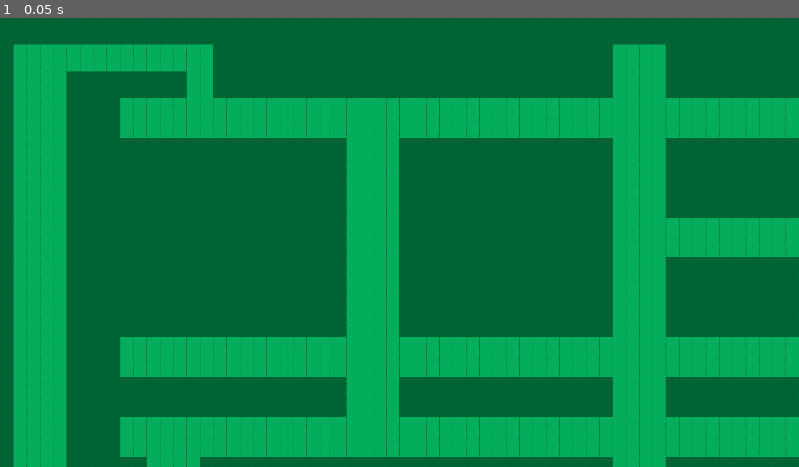
Above: before the commit, frame 1.
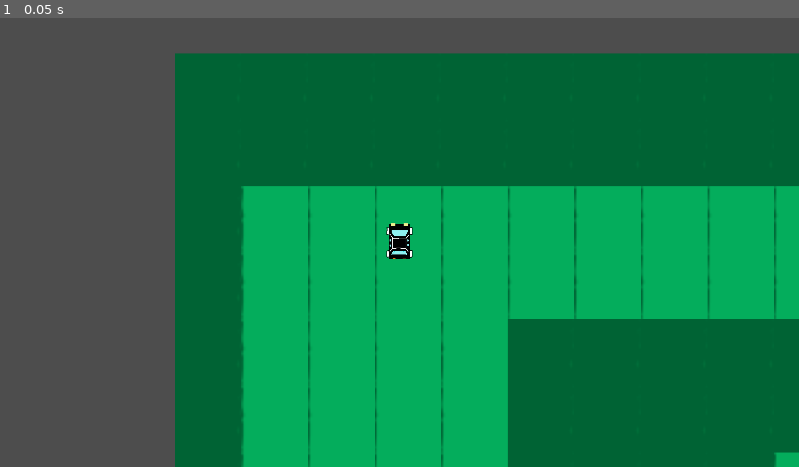
Above: after the commit, the same moment.

Repository: ButterUpTeam/BlackVolga
Game: Godot game, scene res://scene/game.tscn
The game is run twice, just before and just after one commit, with the same random seed, the same clock (stepped at 60 frames per second) and the same inputs.
Inputs:
- Up to frame 1 (0.05 s): no input

The runs differ from the first frame. In frame 1, 67% of the frame differs, in the area x 0-100%, y 0-100%.

Commit message:
Add cars

Diff:
--- /dev/null
+++ b/scene/car.gdshader
@@ -0,0 +1,14 @@
+shader_type canvas_item;
+
+void vertex() {
+	// Called for every vertex the material is visible on.
+}
+
+void fragment() {
+	// Called for every pixel the material is visible on.
+}
+
+//void light() {
+	// Called for every pixel for every light affecting the CanvasItem.
+	// Uncomment to replace the default light processing function with this one.
+//}
--- /dev/null
+++ b/scene/car.tscn
@@ -0,0 +1,23 @@
+[gd_scene load_steps=5 format=3 uid="uid://p7fcnhu3oqv1"]
+
+[ext_resource type="Script" path="res://scripts/car.gd" id="1_m3oda"]
+[ext_resource type="Texture2D" uid="uid://bn0a80m7dt5er" path="res://assets/car.png" id="1_tchmq"]
+
+[sub_resource type="CanvasItemMaterial" id="CanvasItemMaterial_metos"]
+
+[sub_resource type="RectangleShape2D" id="RectangleShape2D_sxja5"]
+size = Vector2(12, 18)
+
+[node name="Car" type="CharacterBody2D"]
+motion_mode = 1
+wall_min_slide_angle = 0.0
+script = ExtResource("1_m3oda")
+
+[node name="Sprite" type="Sprite2D" parent="."]
+material = SubResource("CanvasItemMaterial_metos")
+scale = Vector2(0.25, 0.25)
+texture = ExtResource("1_tchmq")
+
+[node name="CollisionShape" type="CollisionShape2D" parent="."]
+position = Vector2(0, -1)
+shape = SubResource("RectangleShape2D_sxja5")
--- a/scene/game.tscn
+++ b/scene/game.tscn
@@ -1,7 +1,21 @@
-[gd_scene load_steps=2 format=3 uid="uid://7w4igggya3d8"]
+[gd_scene load_steps=4 format=3 uid="uid://7w4igggya3d8"]
 
+[ext_resource type="Script" path="res://scripts/game.gd" id="1_4agxc"]
 [ext_resource type="PackedScene" uid="uid://cgp1g5obccafh" path="res://scene/level.tscn" id="1_y14ym"]
+[ext_resource type="PackedScene" uid="uid://p7fcnhu3oqv1" path="res://scene/car.tscn" id="2_ggxdh"]
 
 [node name="Game" type="Node2D"]
+script = ExtResource("1_4agxc")
 
 [node name="Level" parent="." instance=ExtResource("1_y14ym")]
+
+[node name="player" parent="." instance=ExtResource("2_ggxdh")]
+position = Vector2(108, 91)
+
+[node name="Camera" type="Camera2D" parent="player"]
+zoom = Vector2(5, 5)
+
+[node name="police" parent="." instance=ExtResource("2_ggxdh")]
+position = Vector2(660, 252)
+
+[node name="NavigationAgent" type="NavigationAgent2D" parent="police"]
--- /dev/null
+++ b/scripts/car.gd
@@ -0,0 +1,26 @@
+extends CharacterBody2D
+
+
+const SPEED = 300.0
+const JUMP_VELOCITY = -400.0
+
+
+func _physics_process(delta: float) -> void:
+	return
+	# Add the gravity.
+	if not is_on_floor():
+		velocity += get_gravity() * delta
+
+	# Handle jump.
+	if Input.is_action_just_pressed("ui_accept") and is_on_floor():
+		velocity.y = JUMP_VELOCITY
+
+	# Get the input direction and handle the movement/deceleration.
+	# As good practice, you should replace UI actions with custom gameplay actions.
+	var direction := Input.get_axis("ui_left", "ui_right")
+	if direction:
+		velocity.x = direction * SPEED
+	else:
+		velocity.x = move_toward(velocity.x, 0, SPEED)
+
+	move_and_slide()
--- /dev/null
+++ b/scripts/game.gd
@@ -0,0 +1,10 @@
+extends Node2D
+
+@onready var police_nav = $police/NavigationAgent
+
+func _ready() -> void:
+	pass # Replace with function body.
+
+
+func _process(delta: float) -> void:
+	pass
Binary file added: assets/car.png
Not shown, added: assets/car.png.import
